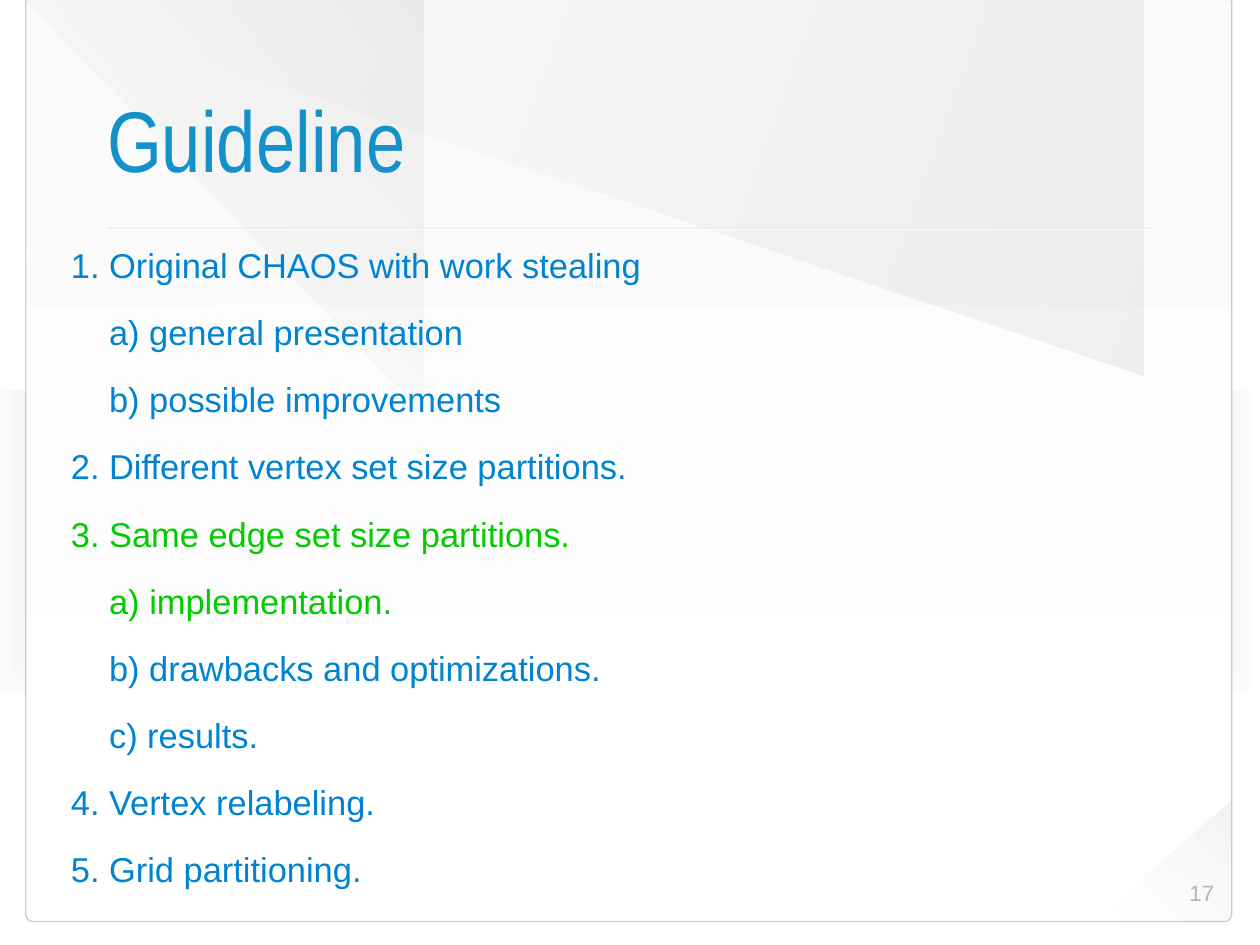
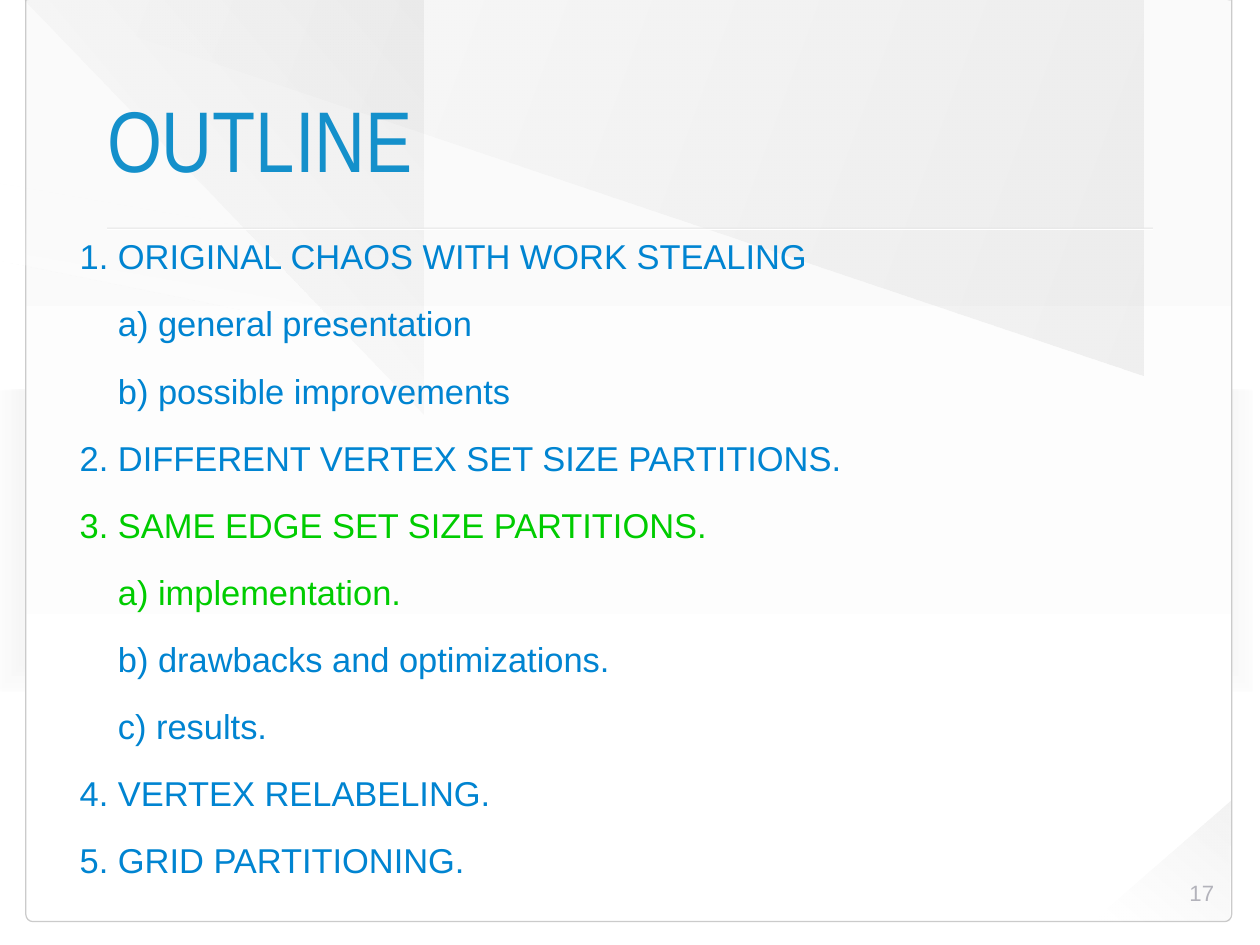
Before and after one commit to HaprianVlad/chaos, a slide deck: slide 17 of presentation.odp. Drawn at 1260x945 pixels with LibreOffice and Linux fonts; fonts in the diff are those of the drawing; background and template pictures are left out. Boxes give left, top, right and bottom in pixels: in the first picture for what was removed or moved away, otherwise in the second. Text is boxed around its words. In the diff, an @@ line names an element or a change of style, - is before the commit and + after.

```diff
--- a/presentation.odp
+++ b/presentation.odp
@@ title at bbox=[107, 112, 413, 173]: text changed @@
-Guideline
+OUTLINE
@@ text "1. ORIGINAL CHAOS WITH WORK ...": place and size @@
-text "1. ORIGINAL CHAOS WITH WORK ..." at bbox=[71, 253, 641, 888]
+text "1. ORIGINAL CHAOS WITH WORK ..." at bbox=[80, 245, 841, 874]
@@ text at bbox=[80, 245, 807, 270]: text changed @@
-1. Original CHAOS with work stealing
+1. ORIGINAL CHAOS WITH WORK STEALING
@@ text at bbox=[80, 447, 841, 539]: text changed @@
-2. Different vertex set size partitions.
-3. Same edge set size partitions.
+2. DIFFERENT VERTEX SET SIZE PARTITIONS.
+3. SAME EDGE SET SIZE PARTITIONS.
@@ text at bbox=[80, 782, 491, 874]: text changed @@
-4. Vertex relabeling.
-5. Grid partitioning.
+4. VERTEX RELABELING.
+5. GRID PARTITIONING.
```
Also in this commit, not shown: 8 other slides changed, 2 slides added, 1 other file.
